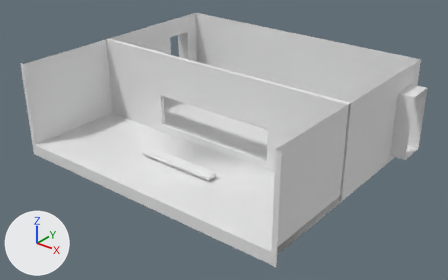
A saved change to the FBX model Assets/Models/Room.fbx.
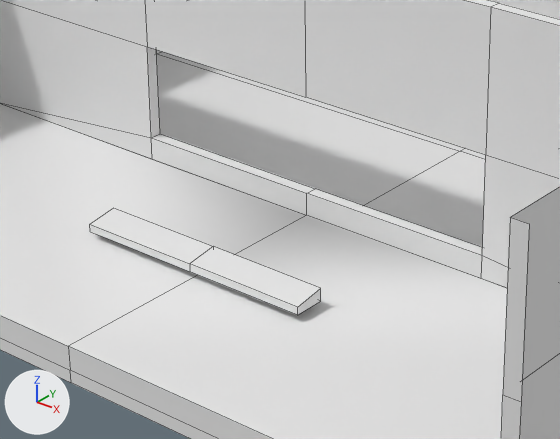
The first picture shows the older version from a 50 mm lens placed at (34.3, -48.9, 27.6), pointed at (0.8, -7.0, 1.6). The close-ups show both versions on the part from 25% to 65% of the width and 29% to 79% of the height of that picture. The axes (+X, +Y, +Z) are drawn at lower left. The lights are the same throughout. The close-ups show mesh edges as thin lines. Where no turn or scale is listed for an object, it has been applied to the vertices.

The first close-up shows 'Room'.
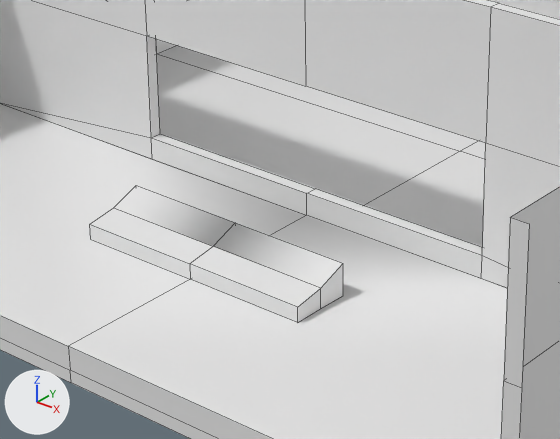
Location of each change, (x1, y1, x2, y2) in pixels of the close-ups (560 x 439 px):
part 1 of me_mesh, built on
    both: (0, 0, 560, 439)

The edits, one by one:
me_mesh has 132 vertices, 110 faces and spans x -15.5..15.5, y -18.0..6.0, z -0.4..9.0.
me_mesh is used by ob_room; location (0.0, 0.0, 0.0).
Verts and faces of me_mesh; kept vertices keep their numbers, new ones are numbered from 132.
Before the commit, vertices of me_mesh: 0 (-4.0, -13.2, 1.0) at pixel (90, 231), 1 (-4.0, -13.2, 1.3) at pixel (89, 224), 2 (-4.0, -12.2, 1.0), 3 (-4.0, -12.2, 1.4) at pixel (113, 207), 10 (-14.0, -8.0, 4.6).
Before the commit, vertices of me_mesh: 15 (-6.5, -8.0, 4.6) at pixel (147, 46), 27 (-13.9, -18.0, 4.6), 35 (-14.4, -18.0, 4.6), 37 (-6.5, -7.6, 4.6), 54 (4.0, -13.2, 1.0) at pixel (297, 315).
Before the commit, vertices of me_mesh: 55 (4.0, -13.2, 1.3) at pixel (297, 307), 56 (4.0, -12.2, 1.0) at pixel (320, 301), 57 (4.0, -12.2, 1.4) at pixel (320, 288), 64 (14.0, -8.0, 4.6), 69 (6.5, -8.0, 4.6) at pixel (485, 155).
Before the commit, vertices of me_mesh: 81 (13.9, -18.0, 4.6) at pixel (502, 394), 96 (14.4, -18.0, 4.6) at pixel (521, 401), 99 (6.5, -7.6, 4.6), 101 (0.0, -8.0, 4.6) at pixel (305, 97), 102 (0.0, -7.6, 4.6).
Before the commit, vertices of me_mesh: 109 (0.0, -12.2, 1.4) at pixel (213, 246), 110 (0.0, -12.2, 1.0), 112 (0.0, -13.2, 1.0) at pixel (189, 271).
me_mesh no longer uses material mat_material (white #e7e7e7).
Part 1, on me_mesh:
Faces deleted: (0, 1, 3, 2), (0, 2, 110, 112), (54, 56, 57, 55), (54, 112, 110, 56).
Vertices 0, 54, 112 move by (0.0, 0.0, -0.2).
Vertices 10, 15, 27, 35, 37, 64, 69, 81, 96, 99, 101, 102 move by (0.0, 0.0, 0.4).
Vertices 2, 56, 110 move by (0.0, 1.0, 0.8).
New vertices 132, 133, 134 stand at vertices 0, 54, 112, in that order, plus (0.0, 1.0, 0.0).
New vertices 135, 136, 137 stand at vertices 132, 133, 134, in that order, plus (0.0, 1.0, 0.0).
New faces: (0, 132, 134, 112), (132, 135, 137, 134), (2, 135, 132, 3), (2, 110, 137, 135), (0, 1, 3, 132), (54, 112, 134, 133).
New faces: (133, 134, 137, 136), (56, 57, 133, 136), (56, 136, 137, 110), (54, 133, 57, 55), (109, 110, 137, 134).
